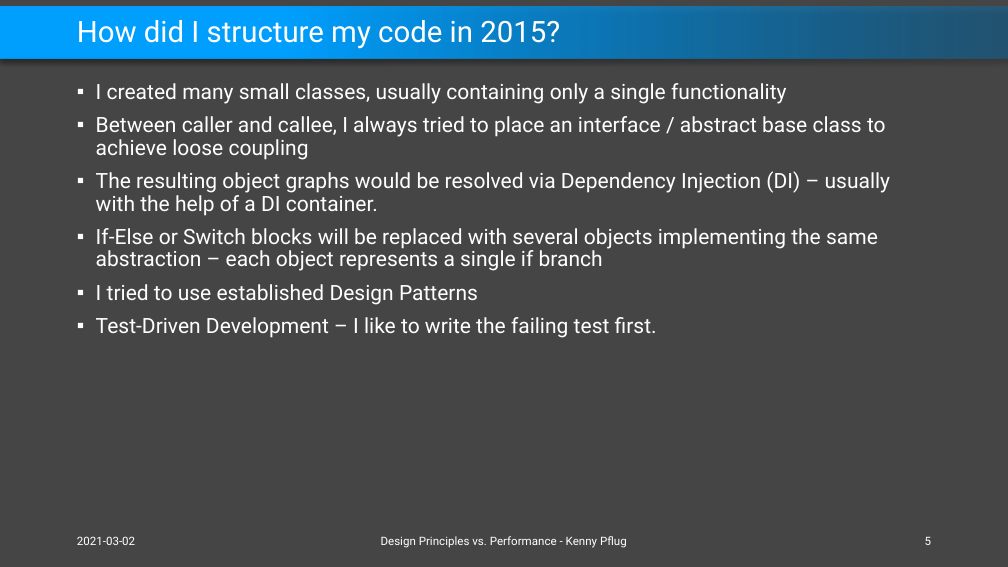
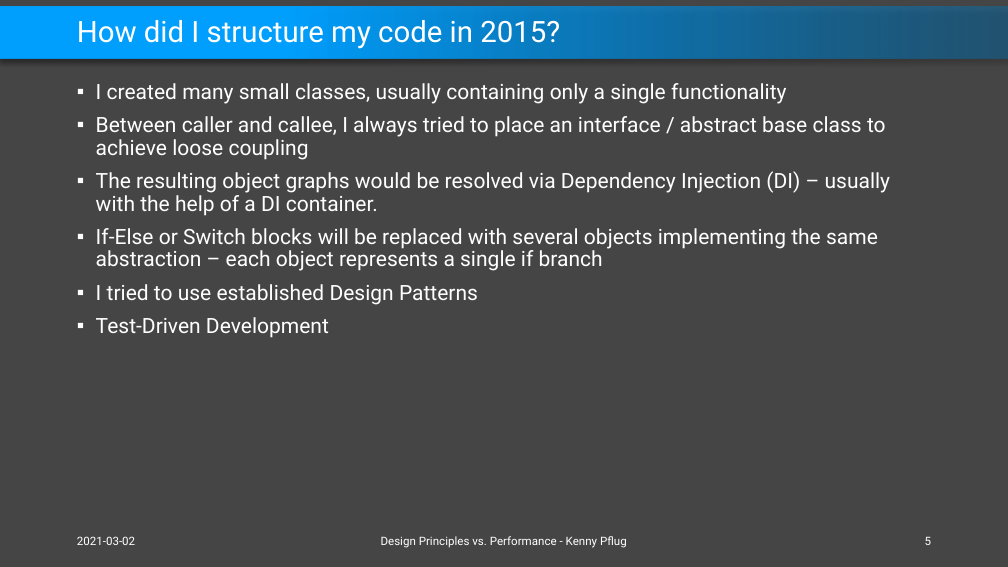
Before and after one commit to feO2x/DndgGraz.DesignPrinciplesVsPerformance, a slide deck: slide 5 of Design Principles vs. Performance.pptx. Drawn at 1008x567 pixels with LibreOffice and Linux fonts; fonts in the diff are those of the drawing. Boxes give left, top, right and bottom in pixels: in the first picture for what was removed or moved away, otherwise in the second. Text is boxed around its words. In the diff, an @@ line names an element or a change of style, - is before the commit and + after.

Commit message:
Final Changes to Slides

```diff
--- a/Design Principles vs. Performance.pptx
+++ b/Design Principles vs. Performance.pptx
@@ text at (96,317,329,338): text changed @@
-▪ Test-Driven Development – I like to write the failing test first.
+▪ Test-Driven Development
```
Also in this commit, not shown: 1 other slide changed.
